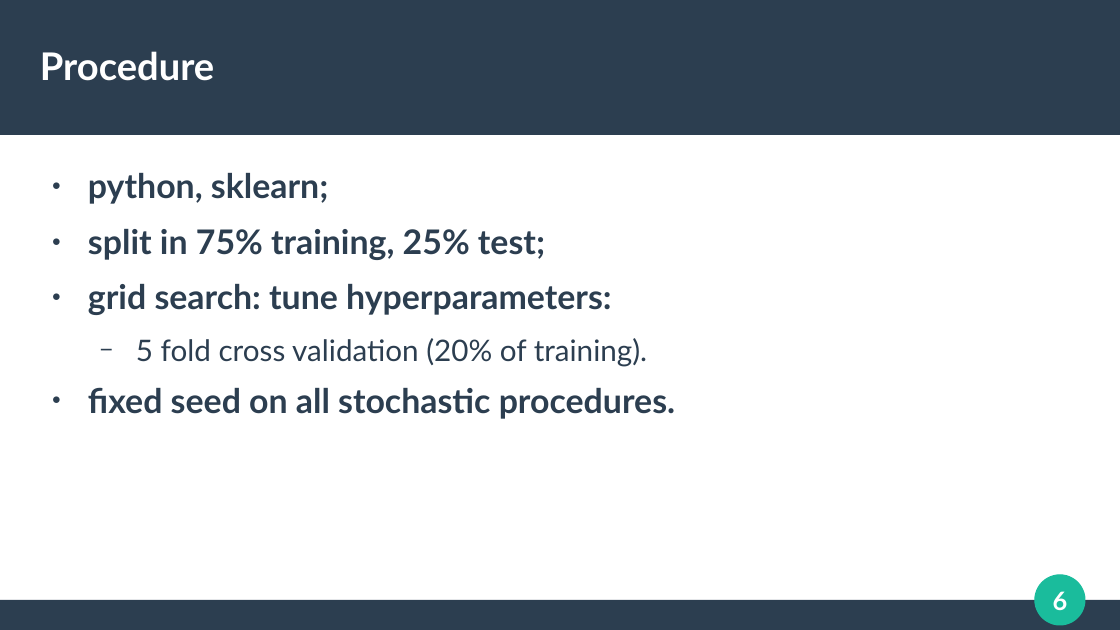
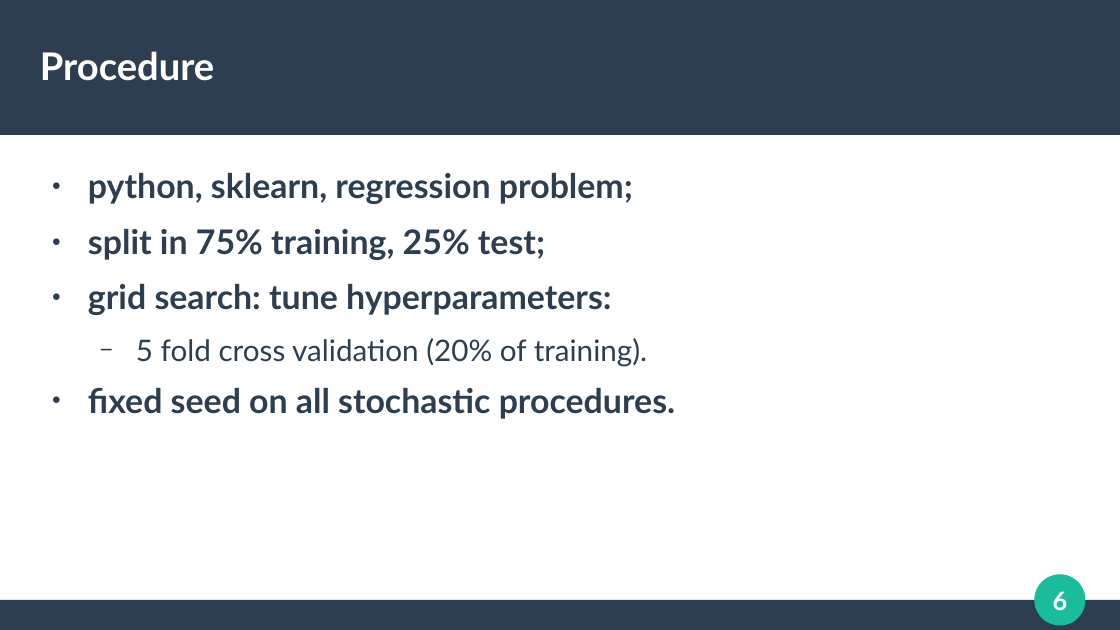
Before and after one commit to MrVlado/WineScorePredictor, a slide deck: slide 6 of presentation.odp. Drawn at 1120x630 pixels with LibreOffice and Linux fonts; fonts in the diff are those of the drawing. Boxes give left, top, right and bottom in pixels: in the first picture for what was removed or moved away, otherwise in the second. Text is boxed around its words. In the diff, an @@ line names an element or a change of style, - is before the commit and + after.

Commit message:
Update presentation

```diff
--- a/presentation.odp
+++ b/presentation.odp
@@ text at [88,173,633,204]: text changed @@
-● python, sklearn;
+● python, sklearn, regression problem;
```
Also in this commit, not shown: 1 other file.
